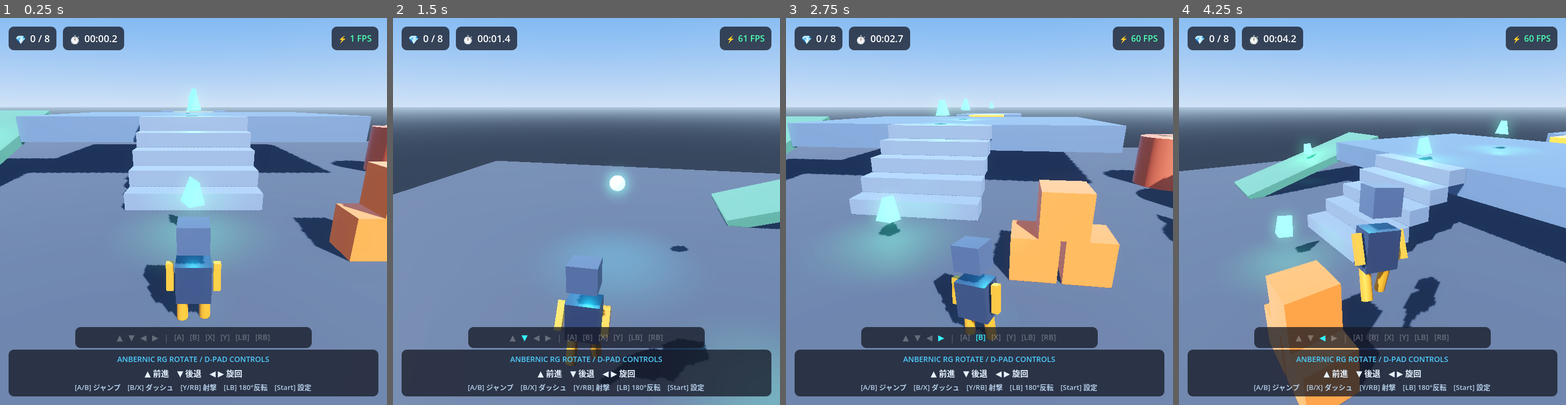
Above: before the commit, frames 1-4 (left to right).
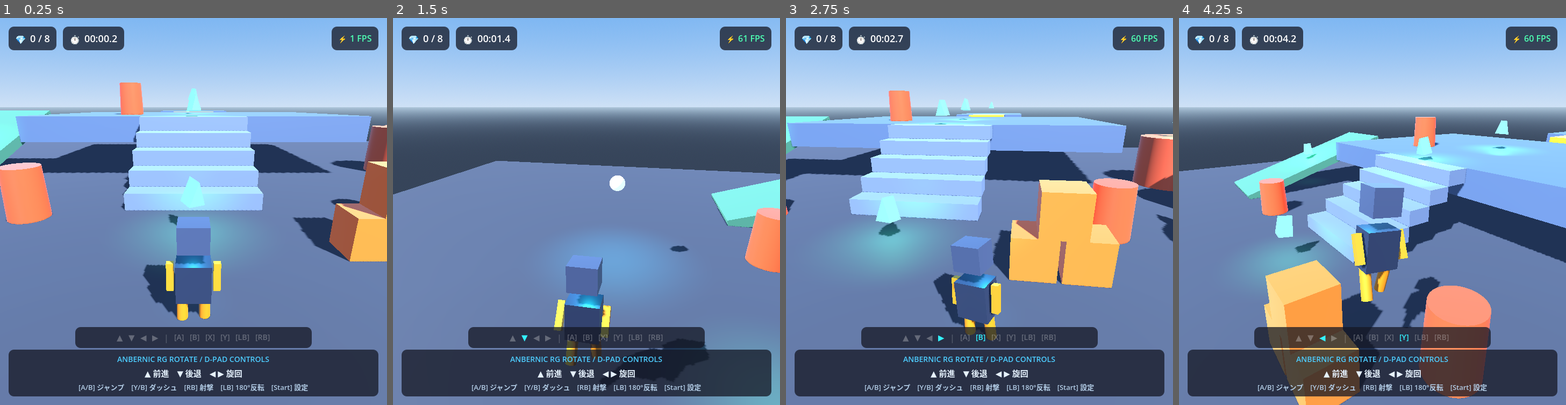
Above: after the commit, the same moments.

Repository: u1e2k/rg-rotate-3d-test
Game: Godot game, scene res://scenes/main.tscn
Two runs of this game, one before a commit and one after it. Both use one fixed random seed, a clock stepped at 60 frames per second and the inputs below.
Inputs (mouse positions are in pixels of both pictures, inside the frame that each line leads up to):
- Up to frame 1 (0.25 s): no input
- Up to frame 2 (1.5 s): tap Enter (ui_accept) at 0.5 s; move the mouse to (671, 192) at 0.52 s; hold Right (turn_right) 0.53-1.28 s; hold Q (quick_turn) 0.53-1.28 s; click (671, 192) at 0.67 s; tap Space (jump) at 0.77, 1.07 s; tap F (shoot) at 0.8, 1.35 s; move the mouse to (509, 230) at 1.27 s; hold Down (move_backward) from 1.28 s (still down)
- Up to frame 3 (2.75 s): tap Space (jump) at 1.52, 1.82 s; tap Shift (sprint) at 1.55 s; move the mouse to (1018, 126) at 2.02 s; release Down (move_backward) at 2.03 s; hold Right (turn_right) from 2.03 s (still down); hold Shift (sprint) from 2.03 s (still down); tap X at 2.3 s
- Up to frame 4 (4.25 s): move the mouse to (1353, 288) at 2.77 s; release Right (turn_right) at 2.78 s; release Shift (sprint) at 2.78 s; hold Up (move_forward) 2.78-3.53 s; tap X at 2.85 s; click (1353, 288) at 2.92 s; tap Space (jump) at 3.02, 3.32, 3.77, 4.07 s; tap C at 3.05 s; move the mouse to (1488, 269) at 3.52 s; hold Left (turn_left) from 3.53 s (still down); hold C from 3.53 s (still down); tap E at 3.8 s

The runs differ from the first frame. In frame 1, 3.8% of the frame differs, in the area x 0-100%, y 16-97%; in frame 2, 2.6%; in frame 3, 3.6%; in frame 4, 7.9%, in the area x 14-100%, y 25-99%.

Commit message:
feat: add destructible targets, sound manager, and main scene elements

Diff:
--- a/project.godot
+++ b/project.godot
@@ -73,7 +73,7 @@
 "events": [
 Object(InputEventKey,"resource_local_to_scene":false,"resource_name":"","device":-1,"window_id":0,"alt_pressed":false," …(185 unchanged characters)…
 Object(InputEventJoypadButton,"resource_local_to_scene":false,"resource_name":"","device":-1,"button_index":1,"pressure":0.0,"pressed":false,"script":null),
-Object(InputEventJoypadButton,"resource_local_to_scene":false,"resource_name":"","device":-1,"button_index":2,"pressure":0.0,"pressed":false,"script":null)
+Object(InputEventJoypadButton,"resource_local_to_scene":false,"resource_name":"","device":-1,"button_index":3,"pressure":0.0,"pressed":false,"script":null)
 ]
 }
 reset_pos={
@@ -88,7 +88,6 @@
 "events": [
 Object(InputEventKey,"resource_local_to_scene":false,"resource_name":"","device":-1,"window_id":0,"alt_pressed":false," …(182 unchanged characters)…
 Object(InputEventKey,"resource_local_to_scene":false,"resource_name":"","device":-1,"window_id":0,"alt_pressed":false," …(182 unchanged characters)…
-Object(InputEventJoypadButton,"resource_local_to_scene":false,"resource_name":"","device":-1,"button_index":3,"pressure":0.0,"pressed":false,"script":null),
 Object(InputEventJoypadButton,"resource_local_to_scene":false,"resource_name":"","device":-1,"button_index":10,"pressure":0.0,"pressed":false,"script":null)
 ]
 }
@@ -164,5 +163,6 @@
 
 [rendering]
 
-renderer/rendering_method="mobile"
+renderer/rendering_method="gl_compatibility"
+renderer/rendering_method.mobile="gl_compatibility"
 textures/vram_compression/import_etc2_astc=true
--- /dev/null
+++ b/scenes/destructible_target.tscn
@@ -0,0 +1,34 @@
+[gd_scene load_steps=5 format=3 uid="uid://destructibletarget3d"]
+
+[ext_resource type="Script" path="res://scripts/destructible_target.gd" id="1_script"]
+
+[sub_resource type="CylinderShape3D" id="CylinderShape3D_root"]
+height = 1.4
+radius = 0.55
+
+[sub_resource type="StandardMaterial3D" id="Mat_Target"]
+albedo_color = Color(1.0, 0.25, 0.2, 1)
+metallic = 0.3
+roughness = 0.3
+emission_enabled = true
+emission = Color(0.9, 0.2, 0.1, 1)
+emission_energy_multiplier = 1.2
+
+[sub_resource type="CylinderMesh" id="CylinderMesh_Target"]
+material = SubResource("Mat_Target")
+top_radius = 0.5
+bottom_radius = 0.55
+height = 1.4
+
+[node name="DestructibleTarget" type="StaticBody3D"]
+collision_layer = 1
+collision_mask = 9
+script = ExtResource("1_script")
+
+[node name="CollisionShape3D" type="CollisionShape3D" parent="."]
+transform = Transform3D(1, 0, 0, 0, 1, 0, 0, 0, 1, 0, 0.7, 0)
+shape = SubResource("CylinderShape3D_root")
+
+[node name="MeshInstance3D" type="MeshInstance3D" parent="."]
+transform = Transform3D(1, 0, 0, 0, 1, 0, 0, 0, 1, 0, 0.7, 0)
+mesh = SubResource("CylinderMesh_Target")
--- a/scenes/main.tscn
+++ b/scenes/main.tscn
@@ -5,6 +5,7 @@
 [ext_resource type="PackedScene" path="res://scenes/player.tscn" id="3_player"]
 [ext_resource type="PackedScene" path="res://scenes/collectible.tscn" id="4_gem"]
 [ext_resource type="PackedScene" path="res://scenes/moving_platform.tscn" id="5_platform"]
+[ext_resource type="PackedScene" path="res://scenes/destructible_target.tscn" id="6_target"]
 
 [sub_resource type="ProceduralSkyMaterial" id="ProceduralSkyMaterial_sky"]
 sky_top_color = Color(0.24, 0.48, 0.88, 1)
@@ -22,9 +23,7 @@
 ambient_light_color = Color(0.6, 0.65, 0.75, 1)
 ambient_light_energy = 0.8
 tonemap_mode = 2
-glow_enabled = true
-glow_bloom = 0.2
-glow_blend_mode = 1
+glow_enabled = false
 
 [sub_resource type="StandardMaterial3D" id="Mat_Floor"]
 albedo_color = Color(0.22, 0.25, 0.32, 1)
@@ -362,6 +361,17 @@
 [node name="Col" type="CollisionShape3D" parent="Environment/PhysicsBoxes/Box3"]
 shape = SubResource("BoxShape_Physics")
 
+[node name="Targets" type="Node3D" parent="Environment"]
+
+[node name="Target1" parent="Environment/Targets" instance=ExtResource("6_target")]
+transform = Transform3D(1, 0, 0, 0, 1, 0, 0, 0, 1, -4.5, 0, 1.5)
+
+[node name="Target2" parent="Environment/Targets" instance=ExtResource("6_target")]
+transform = Transform3D(1, 0, 0, 0, 1, 0, 0, 0, 1, -3, 2.5, -6)
+
+[node name="Target3" parent="Environment/Targets" instance=ExtResource("6_target")]
+transform = Transform3D(1, 0, 0, 0, 1, 0, 0, 0, 1, 5.5, 0, 1.5)
+
 [node name="Collectibles" type="Node3D" parent="Environment"]
 
 [node name="Gem1" parent="Environment/Collectibles" instance=ExtResource("4_gem")]
@@ -496,7 +506,7 @@
 layout_mode = 2
 theme_override_colors/font_color = Color(0.7, 0.8, 0.9, 1)
 theme_override_font_sizes/font_size = 13
-text = "[A/B] ジャンプ　[B/X] ダッシュ　[Y/RB] 射撃　[LB] 180°反転　[Start] 設定"
+text = "[A/B] ジャンプ　[Y/B] ダッシュ　[RB] 射撃　[LB] 180°反転　[Start] 設定"
 horizontal_alignment = 1
 
 [node name="InputOverlay" type="PanelContainer" parent="HUD"]
--- a/scripts/bullet.gd
+++ b/scripts/bullet.gd
@@ -43,6 +43,10 @@
 		var impulse_dir = (direction + Vector3(0, 0.35, 0)).normalized()
 		body.apply_central_impulse(impulse_dir * 22.0)
 
+	# Damage destructible targets
+	if body.has_method("take_damage"):
+		body.take_damage(1)
+
 	# Quick flash and burst animation
 	var tween = create_tween().set_parallel(true)
 	tween.tween_property(mesh, "scale", Vector3(2.5, 2.5, 2.5), 0.1)
--- /dev/null
+++ b/scripts/destructible_target.gd
@@ -0,0 +1,85 @@
+class_name DestructibleTarget
+extends StaticBody3D
+
+const SoundManagerScript = preload("res://scripts/sound_manager.gd")
+
+@export var max_health: int = 3
+var current_health: int = 3
+var is_destroyed: bool = false
+
+@onready var mesh: MeshInstance3D = $MeshInstance3D
+@onready var collision_shape: CollisionShape3D = $CollisionShape3D
+
+func _ready() -> void:
+	current_health = max_health
+
+func take_damage(amount: int = 1) -> void:
+	if is_destroyed:
+		return
+
+	current_health -= amount
+
+	if current_health <= 0:
+		destroy()
+	else:
+		# Hit flash and shake
+		var tween = create_tween()
+		tween.tween_property(mesh, "scale", Vector3(1.2, 0.8, 1.2), 0.06)
+		tween.tween_property(mesh, "scale", Vector3.ONE, 0.1)
+
+func destroy() -> void:
+	is_destroyed = true
+	collision_shape.disabled = true
+	mesh.visible = false
+
+	var sm = SoundManagerScript.get_instance()
+	if sm:
+		sm.play_explode()
+
+	# Spawn debris fragments
+	_spawn_debris()
+
+	# Delay free
+	var timer = get_tree().create_timer(1.8)
+	timer.timeout.connect(queue_free)
+
+func _spawn_debris() -> void:
+	var fragment_mesh = BoxMesh.new()
+	fragment_mesh.size = Vector3(0.3, 0.3, 0.3)
+
+	var mat = StandardMaterial3D.new()
+	mat.albedo_color = Color(1.0, 0.35, 0.2, 1.0)
+	mat.emission_enabled = true
+	mat.emission = Color(1.0, 0.4, 0.1, 1.0)
+	mat.emission_energy_multiplier = 1.5
+	fragment_mesh.material = mat
+
+	for i in range(8):
+		var debris = RigidBody3D.new()
+		debris.mass = 1.0
+		debris.collision_layer = 1
+		debris.collision_mask = 1
+
+		var mi = MeshInstance3D.new()
+		mi.mesh = fragment_mesh
+		debris.add_child(mi)
+
+		var col = CollisionShape3D.new()
+		var box_shape = BoxShape3D.new()
+		box_shape.size = Vector3(0.3, 0.3, 0.3)
+		col.shape = box_shape
+		debris.add_child(col)
+
+		get_tree().current_scene.add_child(debris)
+		debris.global_position = global_position + Vector3(randf_range(-0.3, 0.3), randf_range(0.2, 0.8), randf_range(-0.3, 0.3))
+
+		# Impulse blast
+		var blast_dir = Vector3(randf_range(-1, 1), randf_range(0.5, 1.5), randf_range(-1, 1)).normalized()
+		debris.apply_central_impulse(blast_dir * randf_range(6.0, 12.0))
+		debris.apply_torque_impulse(Vector3(randf_range(-5, 5), randf_range(-5, 5), randf_range(-5, 5)))
+
+		# Fade and free debris
+		var fade_tween = create_tween()
+		fade_tween.tween_interval(1.2)
+		fade_tween.tween_property(mi, "scale", Vector3.ZERO, 0.3)
+		fade_tween.tween_callback(debris.queue_free)
--- a/scripts/main.gd
+++ b/scripts/main.gd
@@ -184,16 +184,19 @@
 	_update_input_overlay()
 
 func _update_input_overlay() -> void:
-	_set_key_active(key_up, Input.is_action_pressed("move_forward") or Input.is_action_pressed("ui_up"))
-	_set_key_active(key_down, Input.is_action_pressed("move_backward") or Input.is_action_pressed("ui_down"))
-	_set_key_active(key_left, Input.is_action_pressed("turn_left") or Input.is_action_pressed("ui_left"))
-	_set_key_active(key_right, Input.is_action_pressed("turn_right") or Input.is_action_pressed("ui_right"))
-	_set_key_active(key_a, Input.is_action_pressed("jump"))
-	_set_key_active(key_b, Input.is_action_pressed("sprint"))
-	_set_key_active(key_x, Input.is_joy_button_pressed(0, 2))
-	_set_key_active(key_y, Input.is_action_pressed("shoot"))
-	_set_key_active(key_lb, Input.is_action_pressed("quick_turn"))
-	_set_key_active(key_rb, Input.is_action_pressed("shoot") and Input.is_joy_button_pressed(0, 10))
+	# Direction buttons (1-to-1)
+	_set_key_active(key_up, Input.is_joy_button_pressed(0, JOY_BUTTON_DPAD_UP) or Input.is_key_pressed(KEY_UP) or Input.is_key_pressed(KEY_W))
+	_set_key_active(key_down, Input.is_joy_button_pressed(0, JOY_BUTTON_DPAD_DOWN) or Input.is_key_pressed(KEY_DOWN) or Input.is_key_pressed(KEY_S))
+	_set_key_active(key_left, Input.is_joy_button_pressed(0, JOY_BUTTON_DPAD_LEFT) or Input.is_key_pressed(KEY_LEFT) or Input.is_key_pressed(KEY_A))
+	_set_key_active(key_right, Input.is_joy_button_pressed(0, JOY_BUTTON_DPAD_RIGHT) or Input.is_key_pressed(KEY_RIGHT) or Input.is_key_pressed(KEY_D))
+
+	# Action buttons (strictly 1-to-1, completely isolated!)
+	_set_key_active(key_a, Input.is_joy_button_pressed(0, JOY_BUTTON_A) or Input.is_key_pressed(KEY_SPACE))
+	_set_key_active(key_b, Input.is_joy_button_pressed(0, JOY_BUTTON_B) or Input.is_key_pressed(KEY_SHIFT))
+	_set_key_active(key_x, Input.is_joy_button_pressed(0, JOY_BUTTON_X) or Input.is_key_pressed(KEY_X))
+	_set_key_active(key_y, Input.is_joy_button_pressed(0, JOY_BUTTON_Y) or Input.is_key_pressed(KEY_C))
+	_set_key_active(key_lb, Input.is_joy_button_pressed(0, JOY_BUTTON_LEFT_SHOULDER) or Input.is_key_pressed(KEY_Q))
+	_set_key_active(key_rb, Input.is_joy_button_pressed(0, JOY_BUTTON_RIGHT_SHOULDER) or Input.is_key_pressed(KEY_F) or Input.is_key_pressed(KEY_E))
 
 func _set_key_active(label: Label, is_active: bool) -> void:
 	if is_active:
--- a/scripts/sound_manager.gd
+++ b/scripts/sound_manager.gd
@@ -24,6 +24,11 @@
 	# Impact hit burst
 	var stream = _generate_noise_burst(0.08, 0.35)
 	_play_stream(stream, -6.0)
+
+func play_explode() -> void:
+	# Heavy crumbling explosion
+	var stream = _generate_noise_burst(0.35, 0.5)
+	_play_stream(stream, -2.0)
 
 func play_coin() -> void:
 	var stream = _generate_arpeggio([587.33, 880.0, 1174.66], 0.08, 0.35)
Not shown, added: scripts/destructible_target.gd.uid
Not shown, changed: README.md
